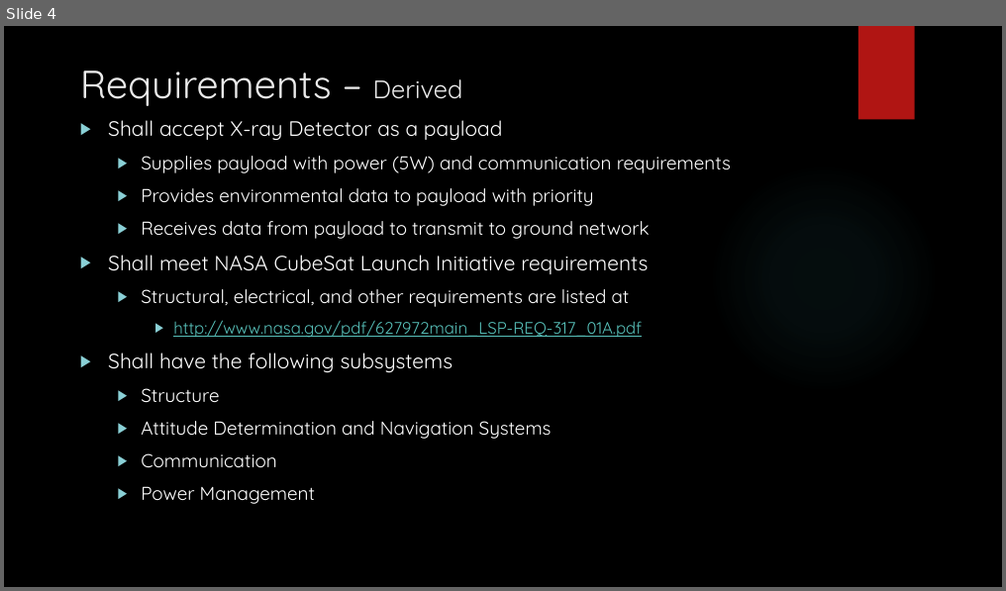
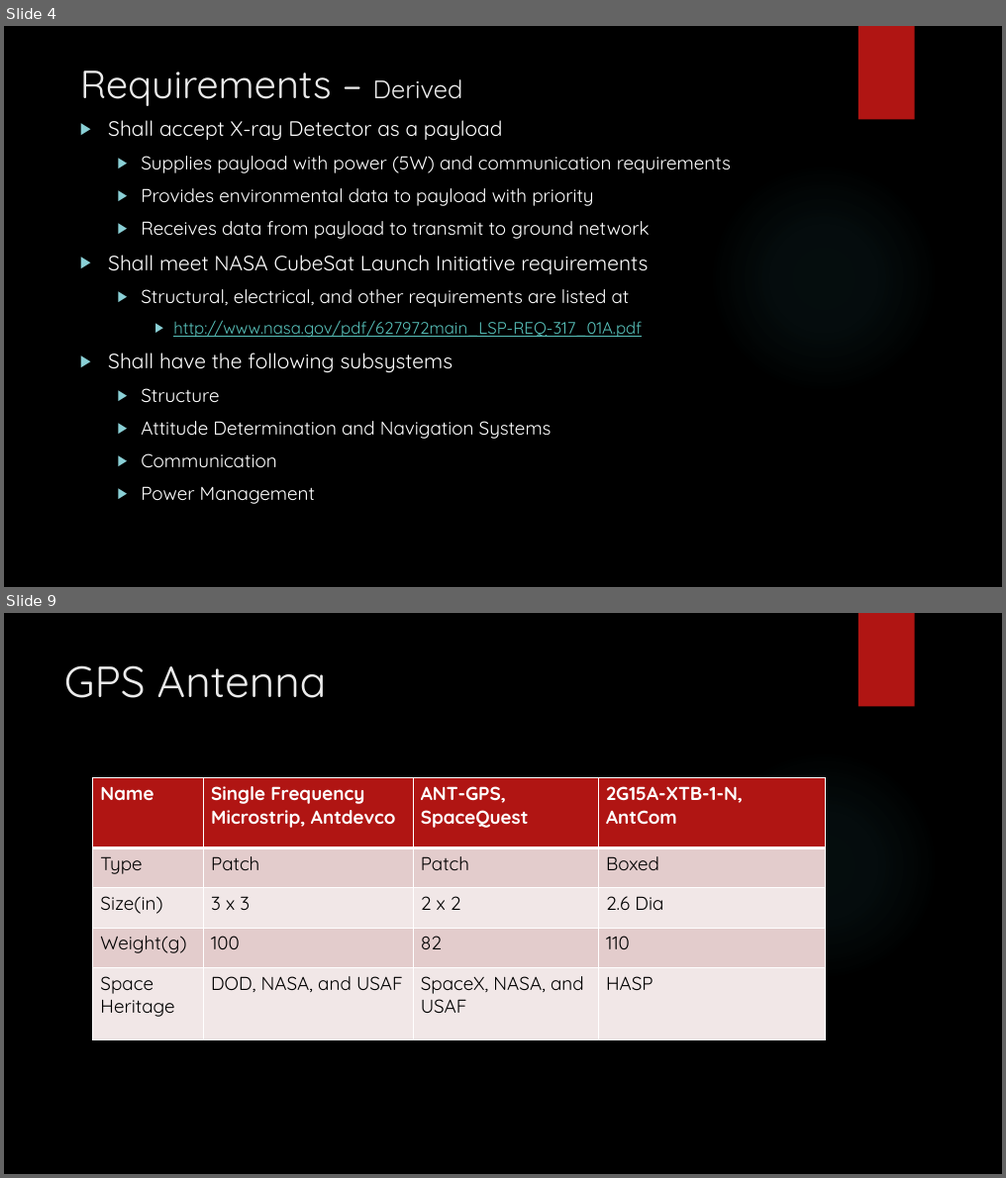
Before and after one commit to HASP-UMN/CubeSat, a slide deck: Presentations/CDR_Presentation.pptx. Shown one above the other, each under a label of ours: slide 4 before the commit, slides 4 and 9 after it; the slides between them are not shown. The pictures are 1006x591 and 1006x1178 pixels, drawn with LibreOffice and Linux fonts; fonts in the diff are those of the drawing; background and template pictures are left out. Boxes give left, top, right and bottom in pixels: in the first picture for what was removed or moved away, otherwise in the second. Text is boxed around its words. In the diff, an @@ line names an element or a change of style, - is before the commit and + after.

```diff
--- a/Presentations/CDR_Presentation.pptx
+++ b/Presentations/CDR_Presentation.pptx
@@ slide 9 added at bbox=[4, 613, 1002, 1174], background picture (left out); not listed: 2 template elements that a slide beside it also shows @@
@@ title added at bbox=[64, 665, 327, 698], 42 pt, text #EBEBEB @@
+GPS Antenna
@@ table added at bbox=[93, 778, 826, 1041], 5 rows, 4 columns @@
+Name | Single Frequency Microstrip, Antdevco | ANT-GPS, SpaceQuest | 2G15A-XTB-1-N, AntCom
+Type | Patch | Patch | Boxed
+Size(in) | 3 x 3 | 2 x 2 | 2.6 Dia
+Weight(g) | 100 | 82 | 110
+Space Heritage | DOD, NASA, and USAF | SpaceX, NASA, and USAF | HASP
```
Also in this commit, not shown: 7 other slides added, 3 other files.
